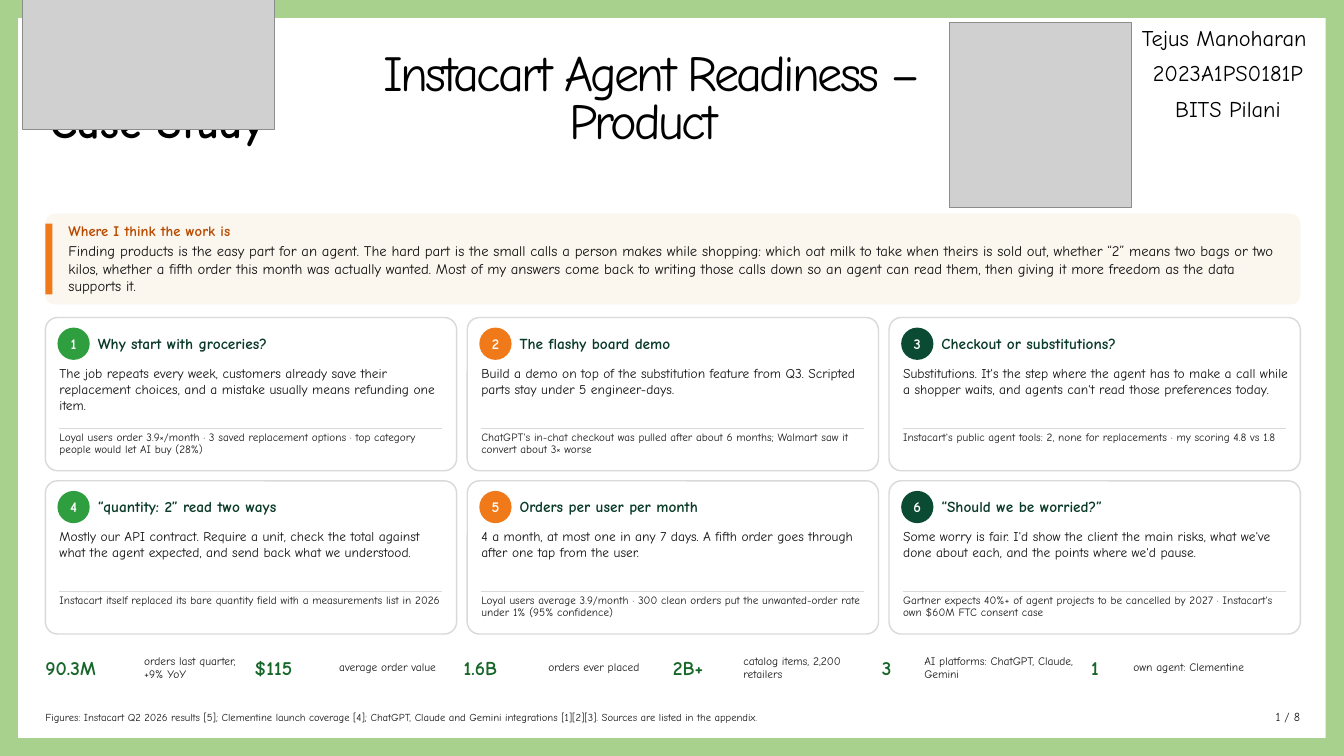
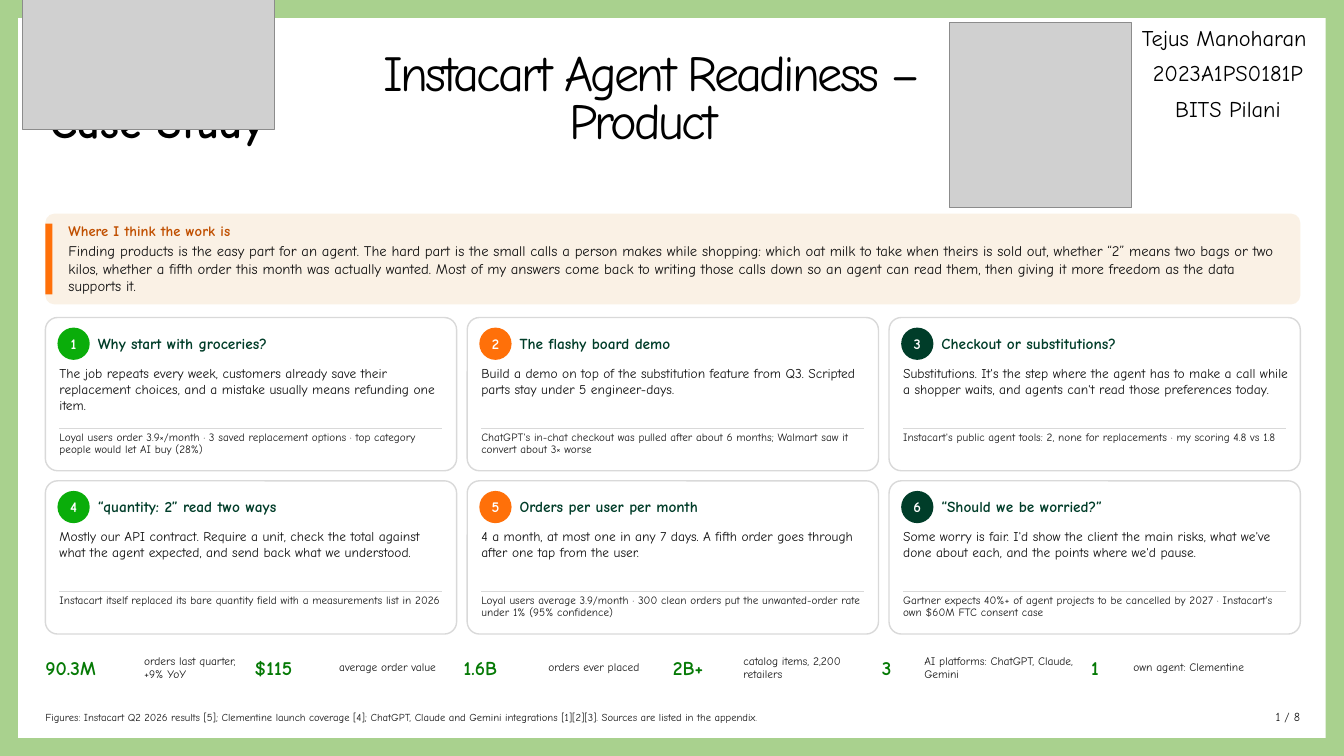
Before and after one commit to Tej-M07/Instacart, a slide deck: slide 1 of TejusManoharan_Instacart_2023A1PS0181P.pptx. Drawn at 1344x756 pixels with LibreOffice and Linux fonts; fonts in the diff are those of the drawing; grey boxes stand for pictures. Boxes give left, top, right and bottom in pixels: in the first picture for what was removed or moved away, otherwise in the second. Text is boxed around its words. In the diff, an @@ line names an element or a change of style, - is before the commit and + after.

```diff
--- a/TejusManoharan_Instacart_2023A1PS0181P.pptx
+++ b/TejusManoharan_Instacart_2023A1PS0181P.pptx
@@ fill #F07A1A to #FF7009 in 3 elements at box(479, 328, 511, 360), box(479, 491, 511, 523), box(45, 224, 52, 294) @@
@@ rounded rectangle at box(45, 214, 1301, 304): fill #FBF6EE to #FAF1E5 @@
@@ ellipse "1" at box(57, 328, 90, 360): fill #2E9E3E to #0AAD0A @@
@@ ellipse "4" at box(57, 491, 90, 523): fill #2E9E3E to #0AAD0A @@
@@ text colour #17662A to #067A06 in 6 elements at box(45, 662, 95, 675), box(255, 661, 293, 677), box(464, 662, 497, 675), box(673, 662, 703, 675), box(882, 662, 892, 675), box(1091, 662, 1099, 675) @@
```
Also in this commit, not shown: 7 other slides changed, 1 other file.
